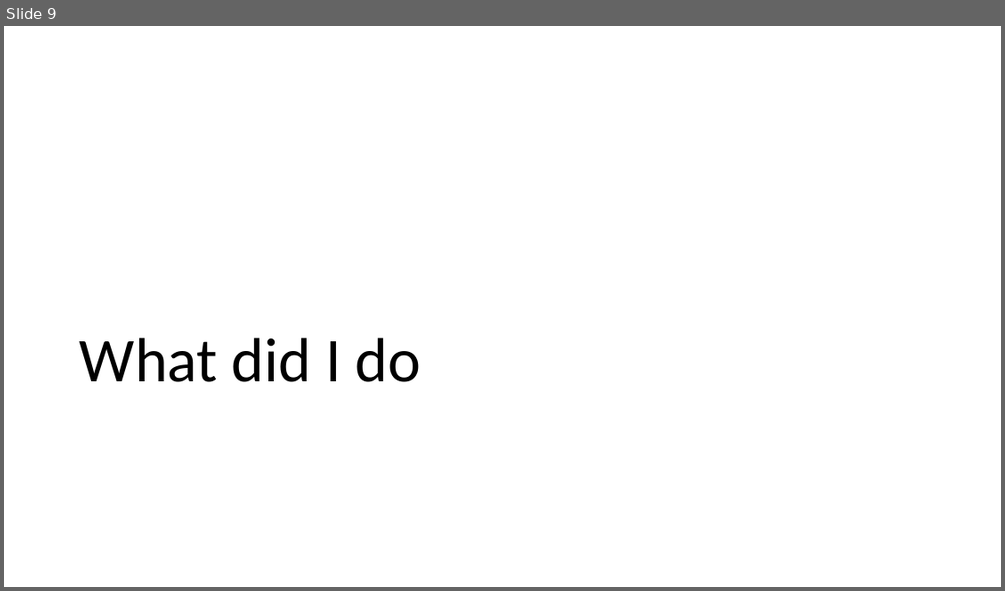
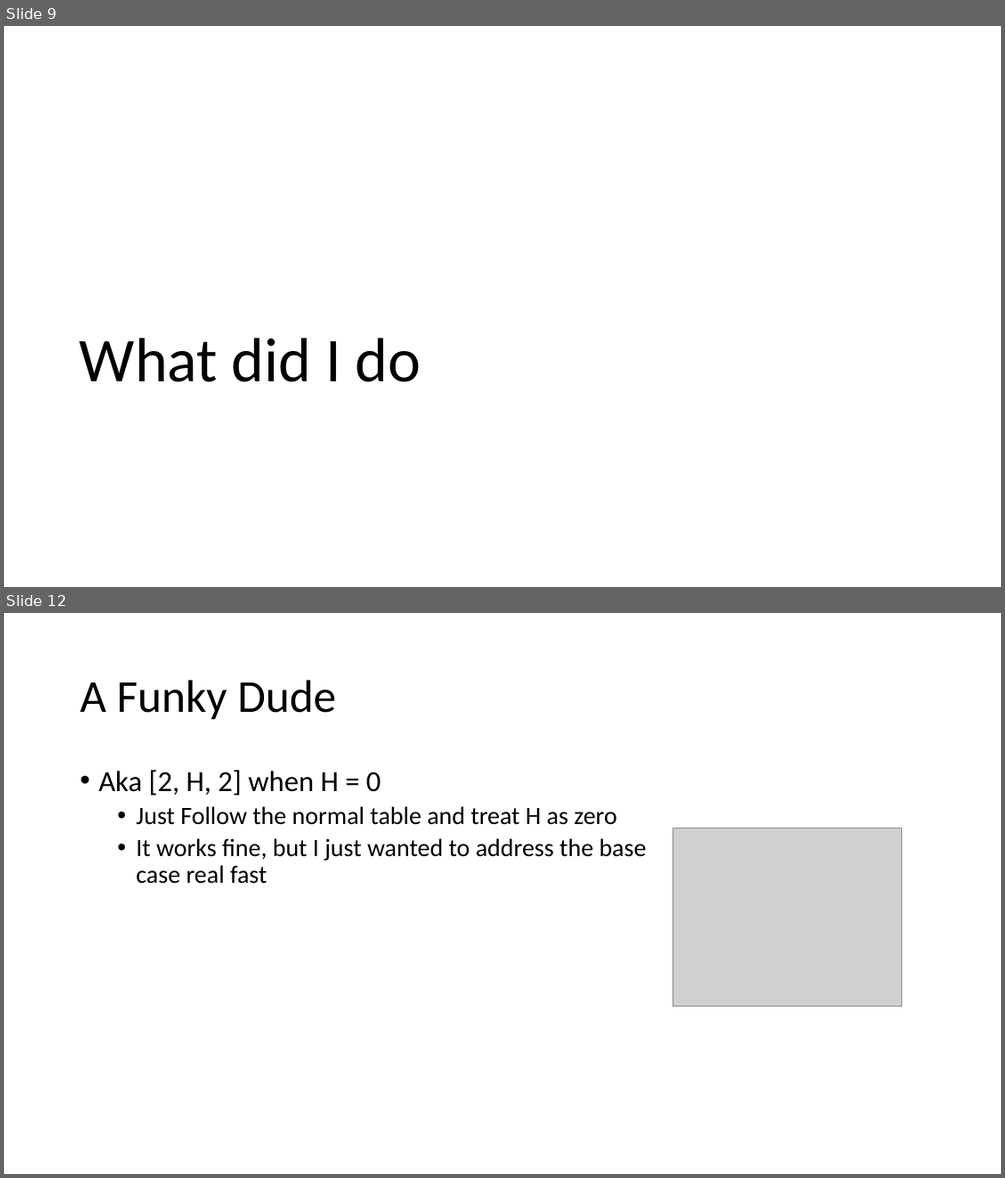
Before and after one commit to EzraSkwarka/Math-Capstone, a slide deck: Presentation/Mat Cap draft.pptx. Shown one above the other, each under a label of ours: slide 9 before the commit, slides 9 and 12 after it; the slides between them are not shown. The pictures are 1005x591 and 1005x1178 pixels, drawn with LibreOffice and Linux fonts; fonts in the diff are those of the drawing; grey boxes stand for pictures. Boxes give left, top, right and bottom in pixels: in the first picture for what was removed or moved away, otherwise in the second. Text is boxed around its words. In the diff, an @@ line names an element or a change of style, - is before the commit and + after.

```diff
--- a/Presentation/Mat Cap draft.pptx
+++ b/Presentation/Mat Cap draft.pptx
@@ slide 12 added at <box>4,613,1001,1174</box>, background #FFFFFF @@
@@ title added at <box>80,680,336,720</box>, 44 pt, text #000000 @@
+A Funky Dude
@@ text added at <box>98,770,647,884</box>, 24 pt, text #000000 @@
+• Aka [2, H, 2] when H = 0
+  • Just Follow the normal table and treat H as zero
+  • It works fine, but I just wanted to address the base
+    case real fast
@@ picture added at <box>672,827,901,1006</box> @@
```
Also in this commit, not shown: 8 slides changed, 16 other slides added, 1 slide removed.
